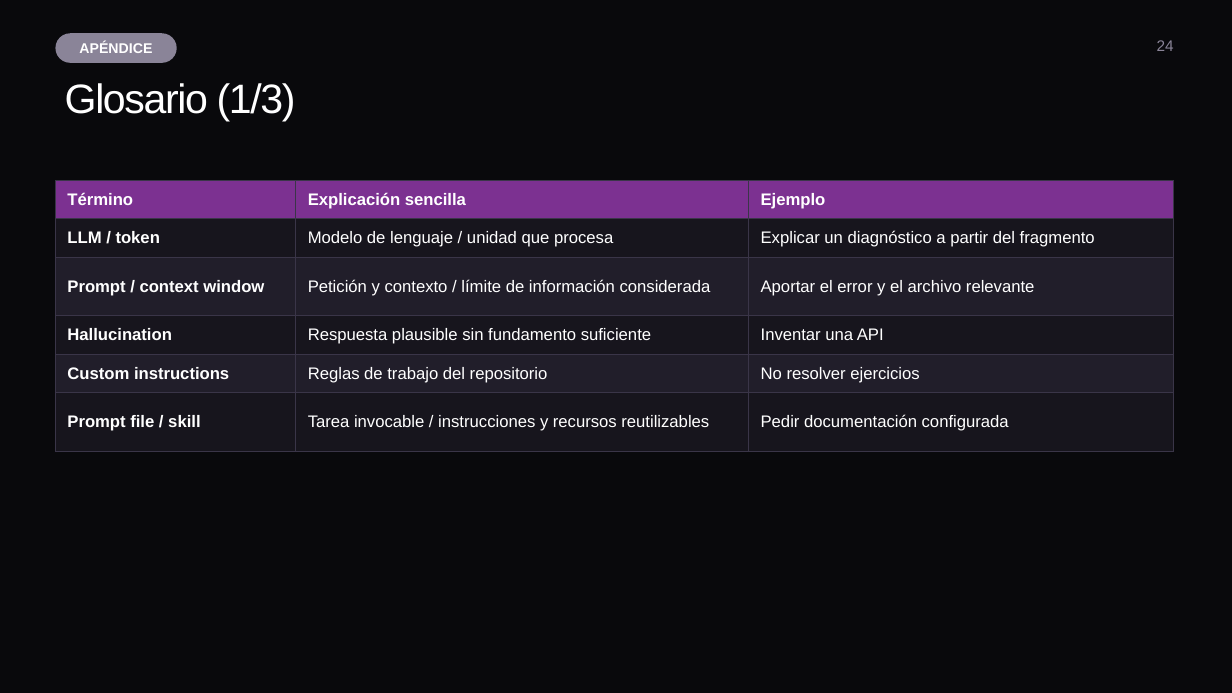
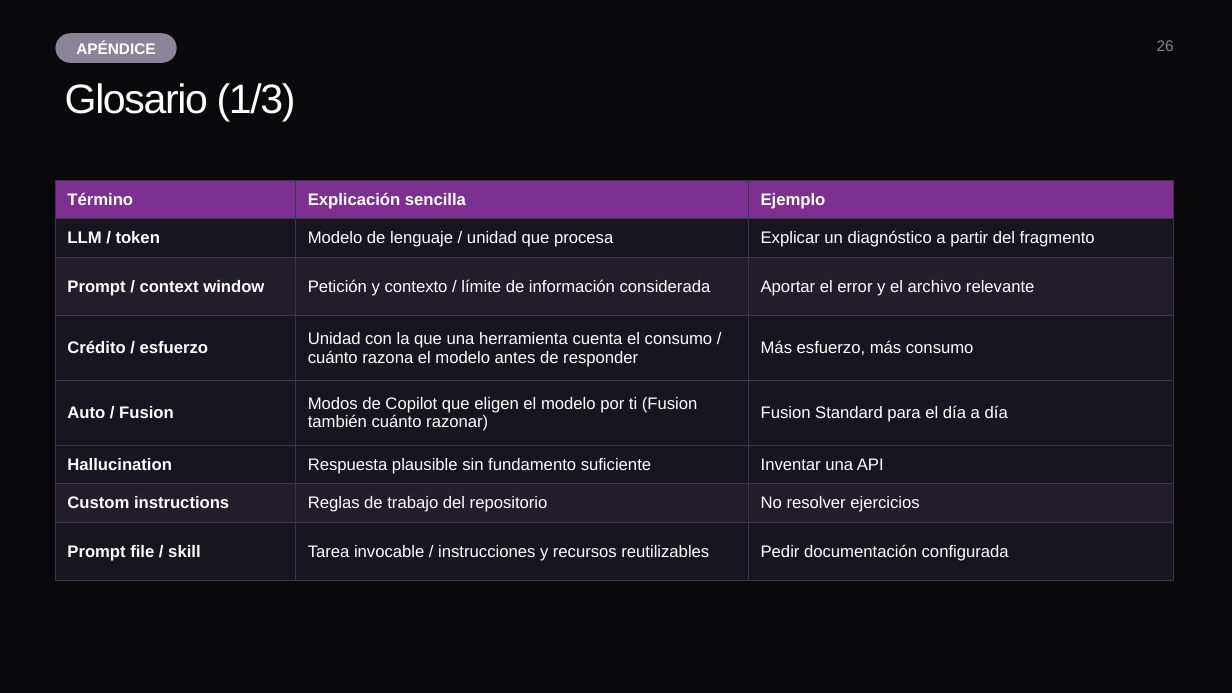
Before and after one commit to ybenzina/formacion-dotnet-junior, a slide deck: slide 26 of docs/masterclasses/masterclass-ai-agents.pptx (slide 24 before the commit). Drawn at 1232x693 pixels with LibreOffice and Linux fonts; fonts in the diff are those of the drawing. Boxes give left, top, right and bottom in pixels: in the first picture for what was removed or moved away, otherwise in the second. Text is boxed around its words. In the diff, an @@ line names an element or a change of style, - is before the commit and + after.

```diff
--- a/docs/masterclasses/masterclass-ai-agents.pptx
+++ b/docs/masterclasses/masterclass-ai-agents.pptx
@@ rounded rectangle "APÉNDICE" at (x1=55, y1=33, x2=177, y2=63): size 11 to 12 pt @@
@@ page number at (x1=1157, y1=40, x2=1174, y2=51): text changed @@
-24
+26
@@ table at (x1=55, y1=180, x2=1174, y2=580) @@
+row 4: Crédito / esfuerzo | Unidad con la que una herramienta cuenta el consumo / cuánto razona el modelo antes de responder | Más esfuerzo, más consumo
+row 5: Auto / Fusion | Modos de Copilot que eligen el modelo por ti (Fusion también cuánto razonar) | Fusion Standard para el día a día
```
Also in this commit, not shown: 2 other slides changed, 2 slides added, 1 other file.
